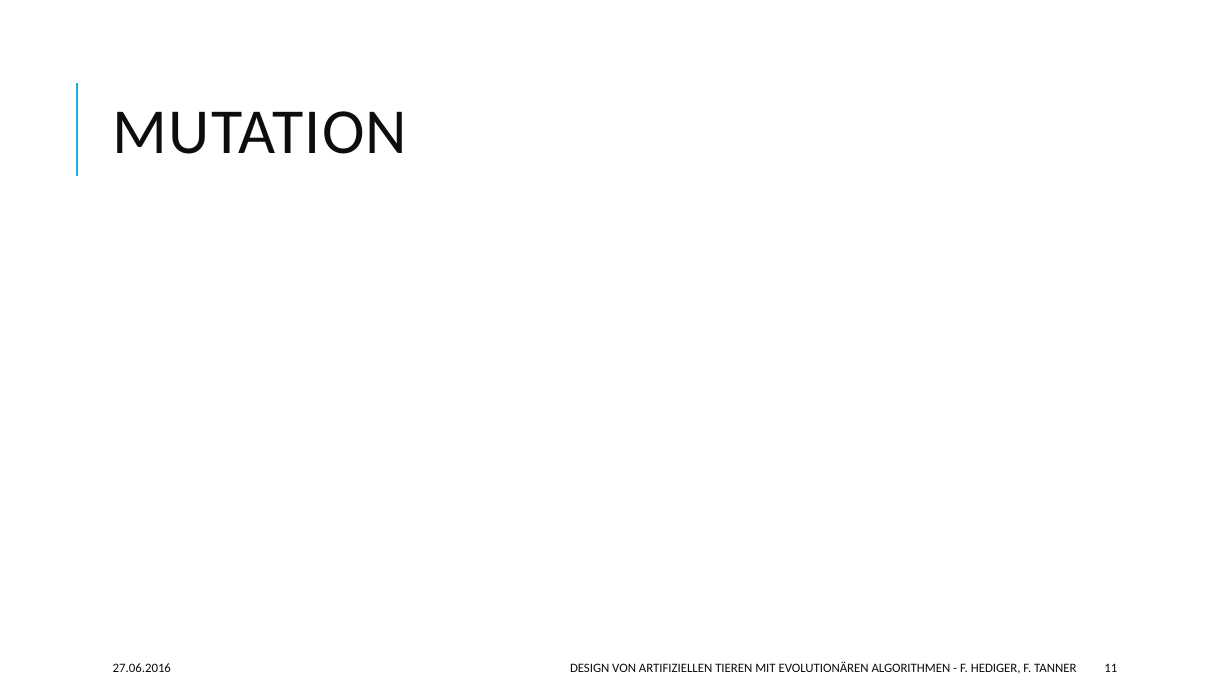
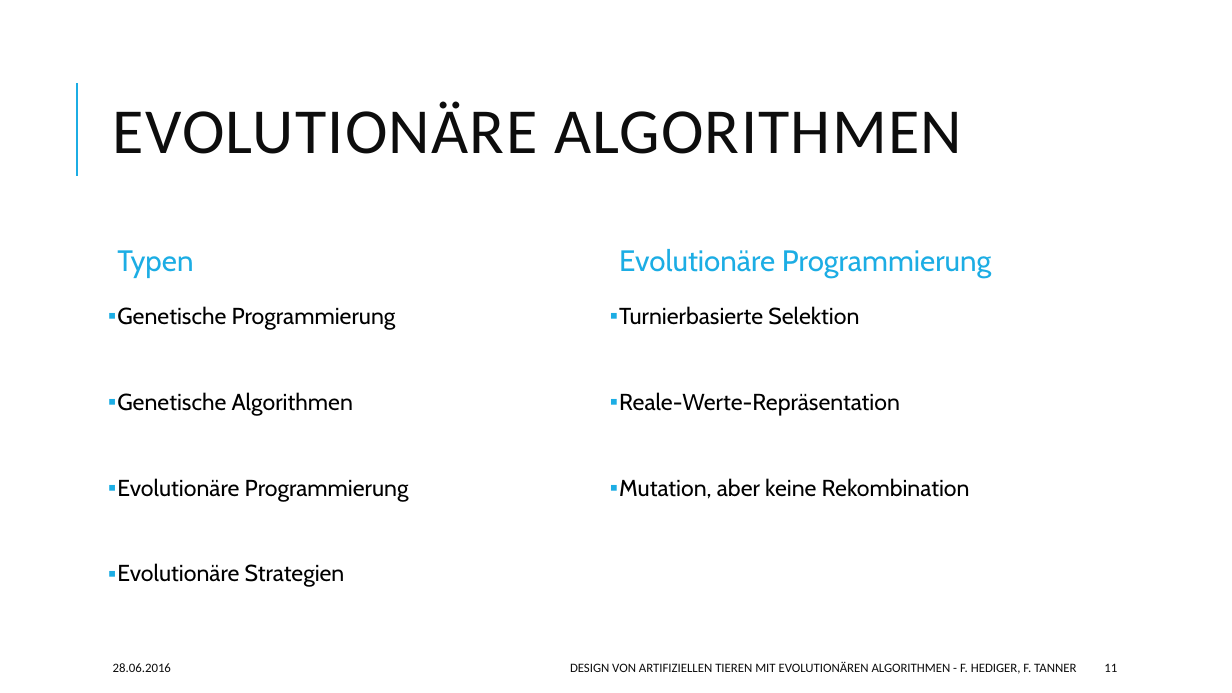
Before and after one commit to hedigerf/evolut, a slide deck: slide 11 of evolutdoc/presentation/presentation.pptx. Drawn at 1232x693 pixels with LibreOffice and Linux fonts; fonts in the diff are those of the drawing. Boxes give left, top, right and bottom in pixels: in the first picture for what was removed or moved away, otherwise in the second. Text is boxed around its words. In the diff, an @@ line names an element or a change of style, - is before the commit and + after.

```diff
--- a/evolutdoc/presentation/presentation.pptx
+++ b/evolutdoc/presentation/presentation.pptx
@@ title at bbox=[113, 101, 962, 154]: text changed @@
-MUTATION
+EVOLUTIONÄRE ALGORITHMEN
@@ text added at bbox=[117, 250, 193, 278], 23 pt, text #1CADE4 @@
+Typen
@@ text added at bbox=[619, 249, 991, 278], 23 pt, text #1CADE4 @@
+Evolutionäre Programmierung
@@ text added at bbox=[117, 306, 409, 587], 18 pt, text #000000 @@
+▪ Genetische Programmierung
+▪ Genetische Algorithmen
+▪ Evolutionäre Programmierung
+▪ Evolutionäre Strategien
@@ text added at bbox=[619, 306, 970, 499], 18 pt, text #000000 @@
+▪ Turnierbasierte Selektion
+▪ Reale-Werte-Repräsentation
+▪ Mutation, aber keine Rekombination
@@ text at bbox=[113, 663, 171, 672]: text changed @@
-27.06.2016
+28.06.2016
```
Also in this commit, not shown: 17 other slides changed.
